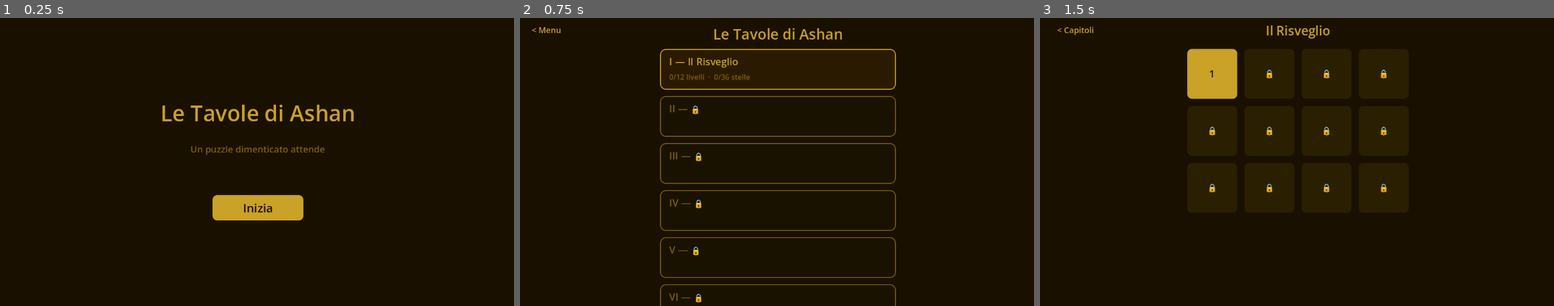
Above: before the commit, frames 1-3 (left to right).
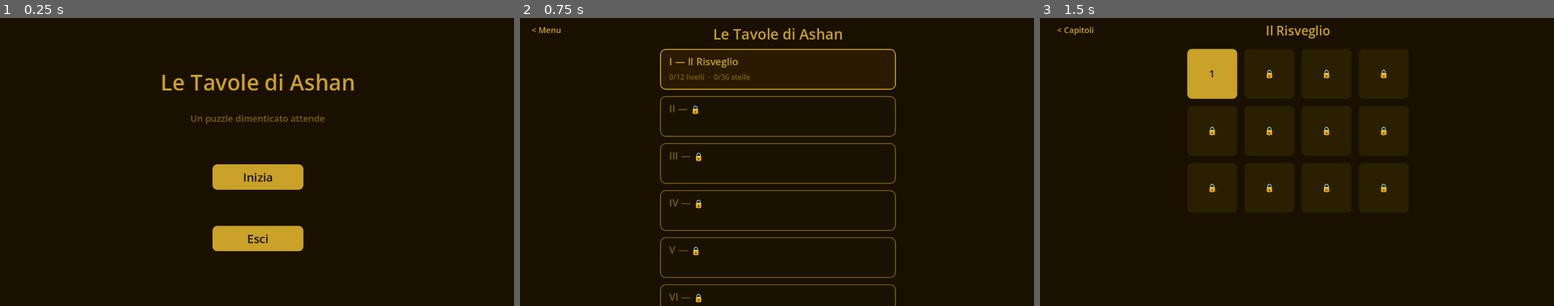
Above: after the commit, the same moments.

Repository: teologoeretico1975/LeTavoleDiAshan
Game: Godot game, scene res://scenes/ui/MainMenu.tscn
Two runs of this game, one before a commit and one after it. Both use one fixed random seed, a clock stepped at 60 frames per second and the inputs below.
Inputs (mouse positions are in pixels of both pictures, inside the frame that each line leads up to):
- Up to frame 1 (0.25 s): no input
- Up to frame 2 (0.75 s): click "Inizia" at 0.5 s
- Up to frame 3 (1.5 s): click (1297, 69) at 1.25 s

The runs differ from the first frame. In frame 1, 6.6% of the frame differs, in the area x 31-69%, y 19-81%; in frame 2, nothing differs; in frame 3, nothing differs.

Commit message:
Add Quit button to MainMenu
Co-Authored-By: Claude Sonnet 4.6 <noreply@anthropic.com>

Diff:
--- a/scripts/ui/MainMenu.gd
+++ b/scripts/ui/MainMenu.gd
@@ -47,13 +47,24 @@
 	lbl_tag.mouse_filter = Control.MOUSE_FILTER_IGNORE
 	vbox.add_child(lbl_tag)
 
-	# Spacer vuoto per separare visivamente tagline e pulsante.
+	# Spacer vuoto per separare visivamente tagline e pulsanti.
 	var spacer := Control.new()
 	spacer.custom_minimum_size = Vector2(0, 24)
 	vbox.add_child(spacer)
 
+	vbox.add_child(_make_btn_row("Inizia", _on_start_pressed))
+
+	# Spacer extra per separare visivamente "Esci" dai pulsanti di navigazione.
+	var quit_spacer := Control.new()
+	quit_spacer.custom_minimum_size = Vector2(0, 16)
+	vbox.add_child(quit_spacer)
+
+	vbox.add_child(_make_btn_row("Esci", _on_quit_pressed))
+
+
+func _make_btn_row(label: String, callback: Callable) -> HBoxContainer:
 	var btn := Button.new()
-	btn.text = "Inizia"
+	btn.text = label
 	btn.add_theme_font_size_override("font_size", 26)
 	btn.add_theme_color_override("font_color", Color("1a1000"))
 	btn.custom_minimum_size = Vector2(200, 56)
@@ -72,18 +83,21 @@
 	btn.add_theme_stylebox_override("normal",  s_normal)
 	btn.add_theme_stylebox_override("hover",   s_hover)
 	btn.add_theme_stylebox_override("pressed", s_hover)
+	btn.pressed.connect(callback)
 	# Centra il pulsante orizzontalmente dentro il VBox usando un HBox wrapper.
 	# VBoxContainer estende i figli a tutta la larghezza — senza wrapper il
 	# pulsante occuperebbe l'intera larghezza dello schermo.
 	var hbox := HBoxContainer.new()
 	hbox.alignment = BoxContainer.ALIGNMENT_CENTER
 	hbox.add_child(btn)
-	vbox.add_child(hbox)
-
-	btn.pressed.connect(_on_start_pressed)
+	return hbox
 
 
 func _on_start_pressed() -> void:
 	var gm: Node = get_node_or_null("/root/GameManager")
 	if gm != null:
 		gm.goto_chapter_select()
+
+
+func _on_quit_pressed() -> void:
+	get_tree().quit()
